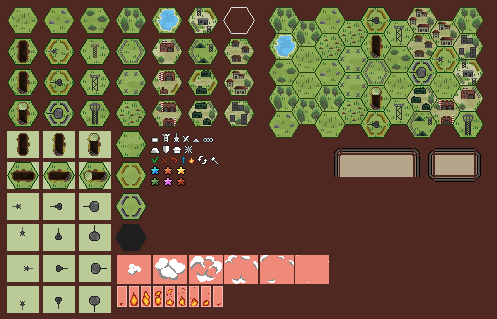
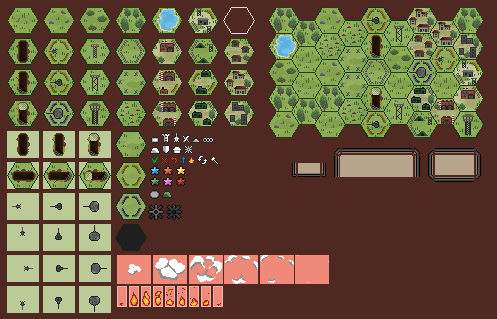
Layers edited between the first and the second 497 × 319 image:
painted on "Слой 30" over 148, 163, 326, 220
